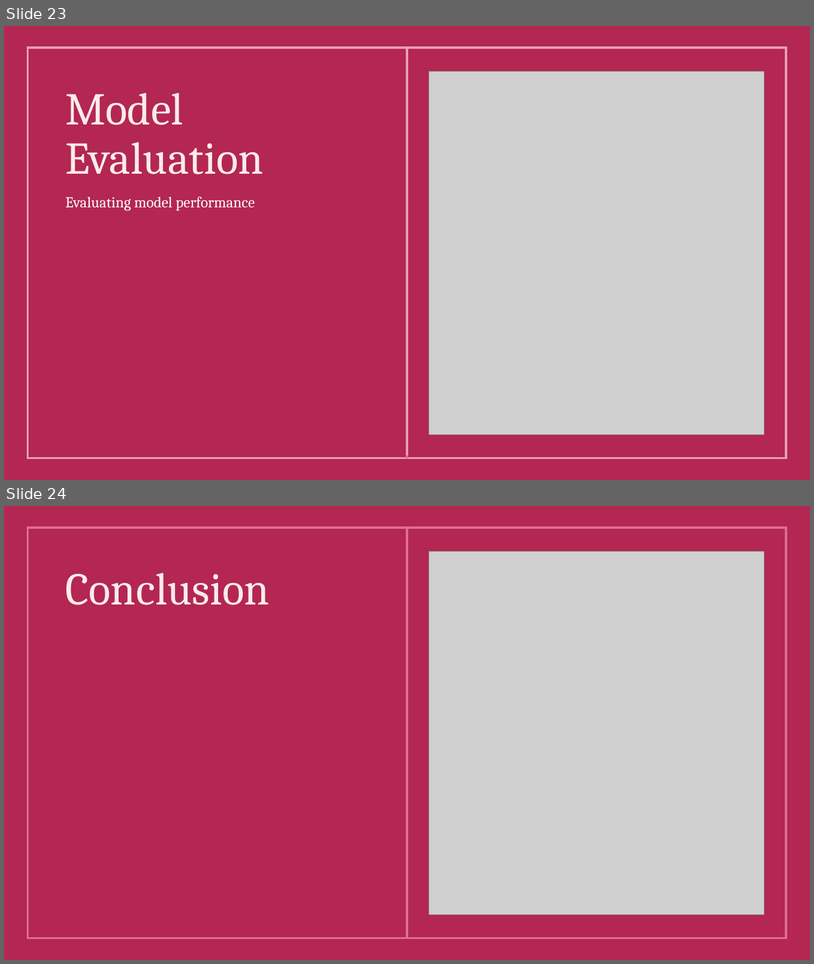
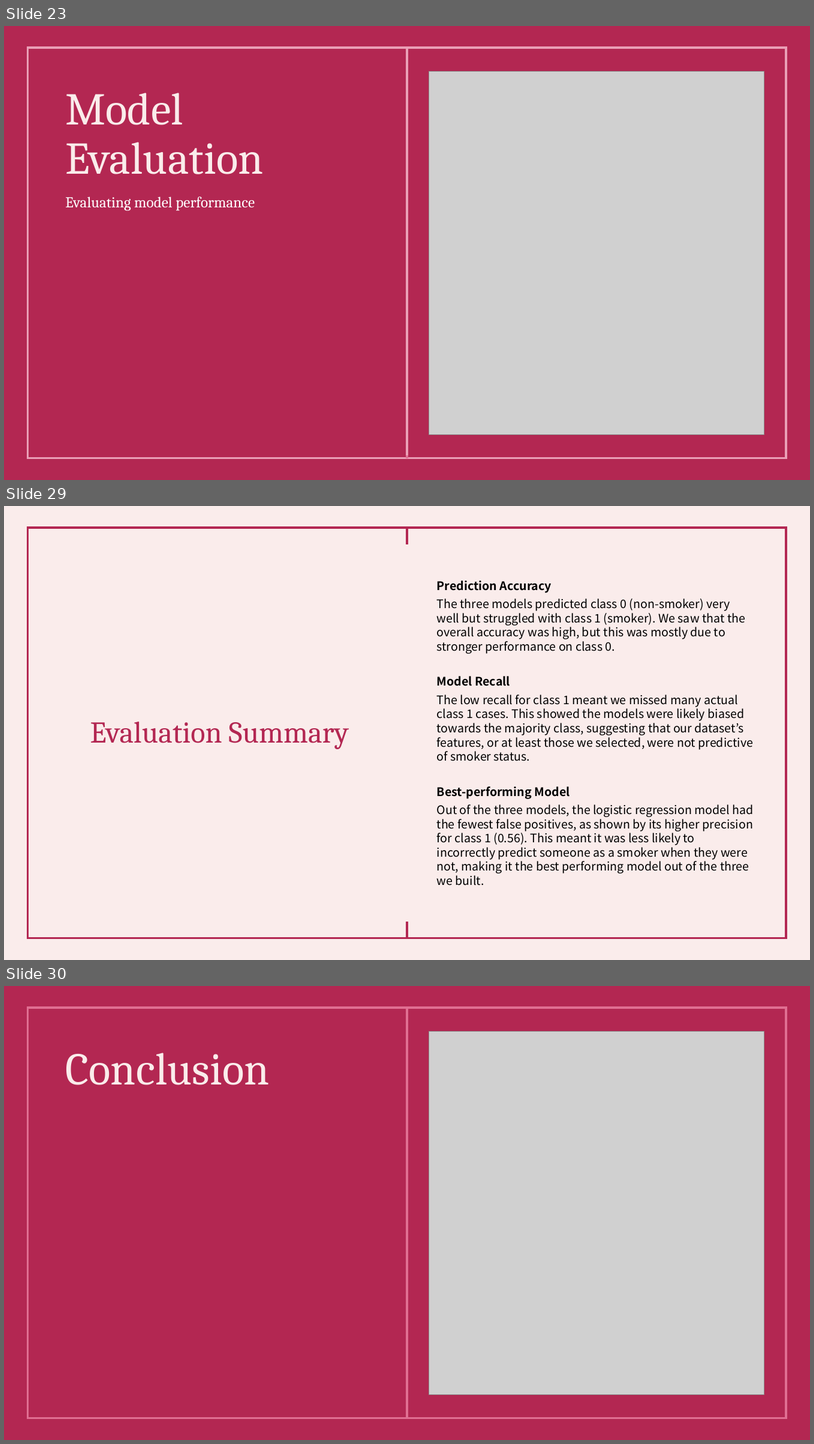
Before and after one commit to FaatimahMajothi98/OKCupid-Machine-Learning-Portfolio-Project, a slide deck: OKCupid-Date-A-Scientist-Starter/OKCupid – Machine Learning Analysis.pptx. Shown one above the other, each under a label of ours: slides 23 and 24 before the commit, slides 23, 29 and 30 after it; the slides between them are not shown. The pictures are 814x964 and 814x1444 pixels, drawn with LibreOffice and Linux fonts; fonts in the diff are those of the drawing; grey boxes stand for pictures. Boxes give left, top, right and bottom in pixels: in the first picture for what was removed or moved away, otherwise in the second. Text is boxed around its words. In the diff, an @@ line names an element or a change of style, - is before the commit and + after.

```diff
--- a/OKCupid-Date-A-Scientist-Starter/OKCupid – Machine Learning Analysis.pptx
+++ b/OKCupid-Date-A-Scientist-Starter/OKCupid – Machine Learning Analysis.pptx
@@ slide 29 added at (4,506,810,960), background #FAECEB; not listed: 3 template elements that a slide beside it also shows @@
@@ text added at (437,580,754,885), 14 pt, text #000000 @@
+Prediction Accuracy
+  The three models predicted class 0 (non-smoker) very well but struggled with class 1 (smoker). We saw that the overall accuracy was high, but this was mostly due to stronger performance on class 0.
+Model Recall
+  The low recall for class 1 meant we missed many actual class 1 cases. This showed the models were likely biased towards the majority class, suggesting that our dataset’s features, or at least those we selected, were not predictive of smoker status.
+Best-performing Model
+  Out of the three models, the logistic regression model had the fewest false positives, as shown by its higher precision for class 1 (0.56). This meant it was less likely to incorrectly predict someone as a smoker when they were not, making it the best performing model out of the three we built.
@@ title added at (90,721,349,749), 36 pt, text #B32752 @@
+Evaluation Summary
@@ what was slide 24 is now slide 30 @@
```
Also in this commit, not shown: 5 slides changed, 9 other slides added, 5 slides removed, 1 other file.
